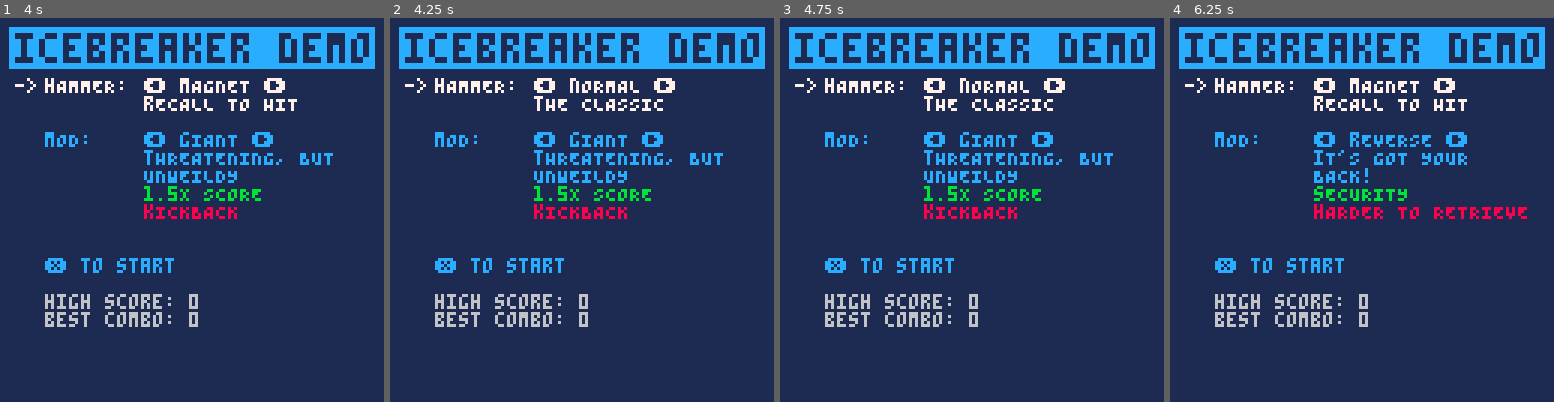
Above: before the commit, frames 1-4 (left to right).
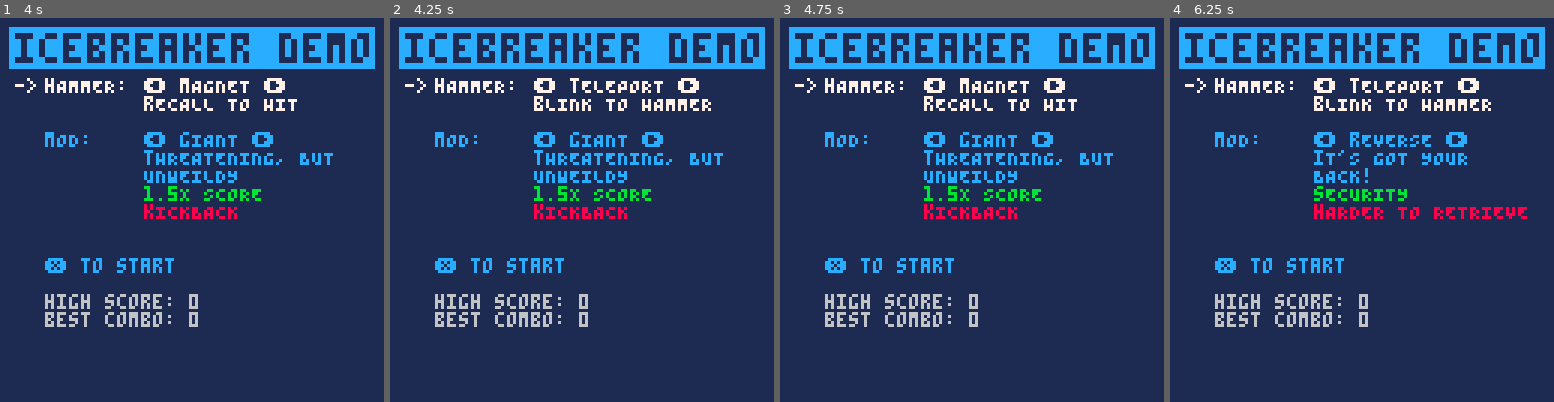
Above: after the commit, the same moments.

Repository: wsasaki01/icebreaker
Game: PICO-8 cartridge p2/icebreaker-p2.p8
Same seed, same stepped clock (60 frames per second), same inputs: the game is played once before the commit and once after it.
Inputs (mouse positions are in pixels of both pictures, inside the frame that each line leads up to):
- Up to frame 1 (4 s): tap X (X key) at 0.33, 1.07, 1.85, 2.97 s; click (280, 121) at 0.67 s; tap O (Z key) at 0.7, 1.7, 2.1, 2.5, 2.9, 3.3, 3.7 s; click (46, 267) at 1.22 s; hold Right 1.6-2.1 s; click (107, 114) at 1.77 s; hold Up 2.15-2.42 s; click (172, 259) at 2.32 s; hold Right 2.47-3.03 s; click (234, 106) at 2.87 s; hold Left 3.08-3.58 s; click (295, 256) at 3.42 s; hold Down 3.63-3.97 s; click (61, 102) at 3.97 s
- Up to frame 2 (4.25 s): hold Right from 4.02 s (still down); tap X (X key) at 4.08 s; tap O (Z key) at 4.1 s
- Up to frame 3 (4.75 s): tap O (Z key) at 4.5 s; click (902, 248) at 4.52 s; release Right at 4.68 s; hold Up from 4.73 s (still down)
- Up to frame 4 (6.25 s): tap O (Z key) every 0.4 s from 4.9 to 6.1 s; release Up at 5.03 s; click (1354, 94) at 5.07 s; hold Left 5.08-5.68 s; tap X (X key) at 5.2 s; click (1419, 244) at 5.62 s; hold Down 5.73-6.03 s; hold Right from 6.08 s (still down); click (1481, 90) at 6.17 s

Frame 1 is identical in both runs. In frame 2, 1.2% of the frame differs, in the area x 37-84%, y 15-25%; in frame 3, 0.6%; in frame 4, 1.1%.

Commit message:
Add teleport hammer

Diff:
--- a/p2/draw.lua
+++ b/p2/draw.lua
@@ -64,6 +64,11 @@
 
     p:draw()
 
+    if p.tpdata[1] then
+        circfill(p.tpdata[2], p.tpdata[3], 2, 0)
+        line(p.tpdata[2], p.tpdata[3], p.x+p.xw/2, p.y+p.yw/2, 0)
+    end
+
     for e in all(enemies) do
         e:draw()
     end
@@ -95,5 +100,6 @@
 
     cursor(20, 70, 0)
     log({
+        p.teleported
     })
 end
--- a/p2/init.lua
+++ b/p2/init.lua
@@ -23,7 +23,8 @@
 
     h_types = {
         {id=1, name="nORMAL", desc="tHE CLASSIC"},
-        {id=2, name="mAGNET", desc="rECALL TO HIT"}
+        {id=2, name="mAGNET", desc="rECALL TO HIT"},
+        {id=3, name="tELEPORT", desc="bLINK TO HAMMER"}
     }
 
     mods = {
--- a/p2/player.lua
+++ b/p2/player.lua
@@ -29,6 +29,7 @@
         score1 = 0, score2 = 0, score3 = 0,
         multi=multiplier, base_multi=multiplier, combo_rec = 0,
         health = 3, max_health = 3,
+        tpdata = {false},
 
         a_len = a_len,
         a_size = a_size,
@@ -245,5 +246,12 @@
                 score2-=9999
             end
         end,
+
+        tp = function(_ENV)
+            tpdata={true, x+xw/2, y+yw/2}
+            x=h.x
+            y=h.y
+            _g.hs=3
+        end
     }, {__index=_ENV})
 end
--- a/p2/update.lua
+++ b/p2/update.lua
@@ -105,6 +105,7 @@
             p:sprite()
             p:inv()
             p:combo()
+            p.tpdata={false}
 
             -- weapon follows player
             if h.equipped then
@@ -137,9 +138,13 @@
                 if h.equipped and (diff.x!=0 or diff.y!=0) and not throw_stick then
                     h:throw()
                 elseif not h.equipped then
-                    h.magnet_v*=magnet_multi*(1/sqrt((p.x-h.x)^2 + (p.y-h.y)^2)+1)
-                    if (h.magnet_v > h_magnet_v_max) h.magnet_v = h_magnet_v_max
-                    throw_stick = true
+                    if h.type==2 then
+                        h.magnet_v*=magnet_multi*(1/sqrt((p.x-h.x)^2 + (p.y-h.y)^2)+1)
+                        if (h.magnet_v > h_magnet_v_max) h.magnet_v = h_magnet_v_max
+                        throw_stick = true
+                    elseif h.type==3 and h.v < 1.5 then
+                        p:tp()
+                    end
                 end
             end
 
--- a/p2/weapon.lua
+++ b/p2/weapon.lua
@@ -179,7 +179,7 @@
                 end
             end
 
-            if (type==1) check_normal(_ENV, flag)
+            if (type==1 or type==3) check_normal(_ENV, flag)
             if (type==2) check_magnet(_ENV, flag)
         end,
 
@@ -225,7 +225,7 @@
             elseif (v+magnet_v)/2 > 1 then
                 thrown = true
             end
-        end
+        end,
 
     }, {__index = _ENV})
 end
